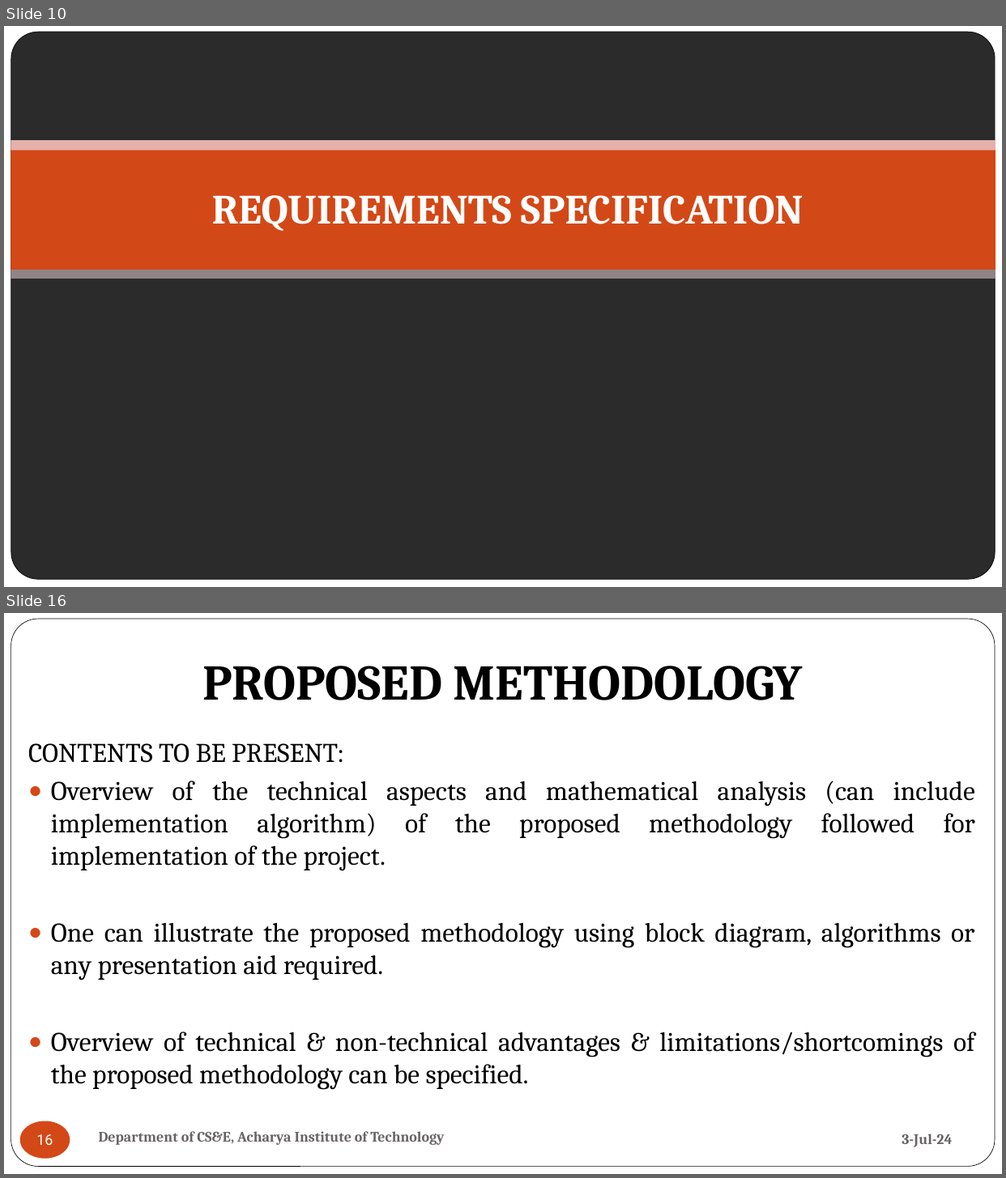
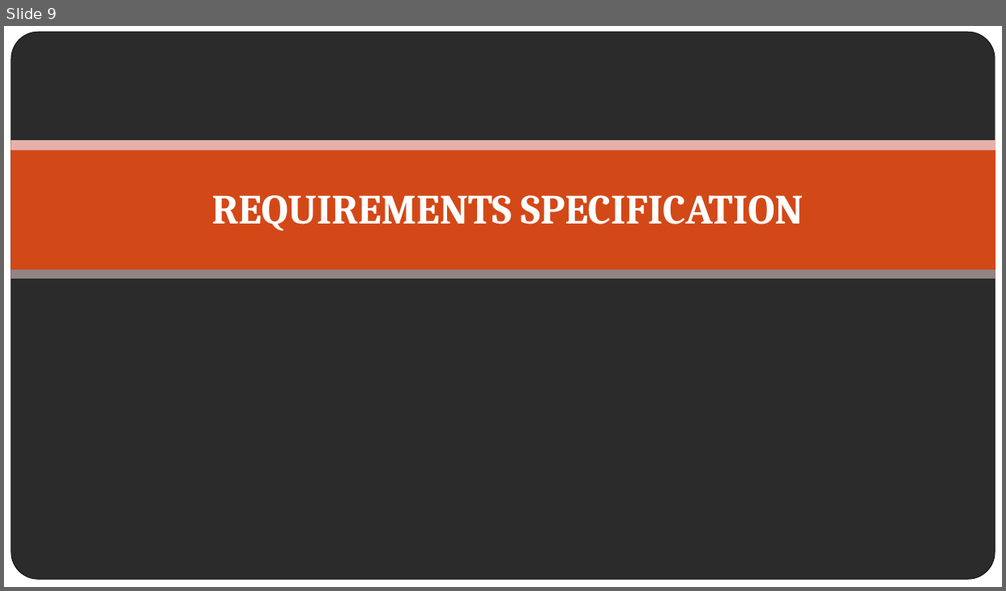
Before and after one commit to Anish202020/6th-Semester, a slide deck: Report and PPT/Major Mini Project/Miniproject.pptx. Shown one above the other, each under a label of ours: slides 10 and 16 before the commit, slide 9 after it; the slides between them are not shown. The pictures are 1006x1178 and 1006x591 pixels, drawn with LibreOffice and Linux fonts; fonts in the diff are those of the drawing; background and template pictures are left out; a plain dark background stands for a picture behind light text. Boxes give left, top, right and bottom in pixels: in the first picture for what was removed or moved away, otherwise in the second. Text is boxed around its words. In the diff, an @@ line names an element or a change of style, - is before the commit and + after.

```diff
--- a/Report and PPT/Major Mini Project/Miniproject.pptx
+++ b/Report and PPT/Major Mini Project/Miniproject.pptx
@@ slide 16 removed at [4,613,1002,1174], background #FFFFFF @@
@@ rounded rectangle removed at [10,619,995,1167] @@
@@ title removed at [202,666,803,700] @@
-PROPOSED METHODOLOGY
@@ text removed at [28,743,975,1090] @@
-CONTENTS TO BE PRESENT:
-● Overview of the technical aspects and mathematical analysis (can include implementation algorithm) of the proposed methodology followed for implementation of the project.
-● One can illustrate the proposed methodology using block diagram, algorithms or any presentation aid required.
-● Overview of technical & non-technical advantages & limitations/shortcomings of the proposed methodology can be specified.
@@ page number removed at [19,1122,70,1159] @@
-16
@@ text removed at [99,1131,444,1145] @@
-Department of CS&E, Acharya Institute of Technology
@@ text removed at [901,1134,952,1148] @@
-3-Jul-24
@@ what was slide 10 is now slide 9 @@
```
Also in this commit, not shown: 9 slides changed, 1 slide added, 8 other slides removed, 11 other files.
